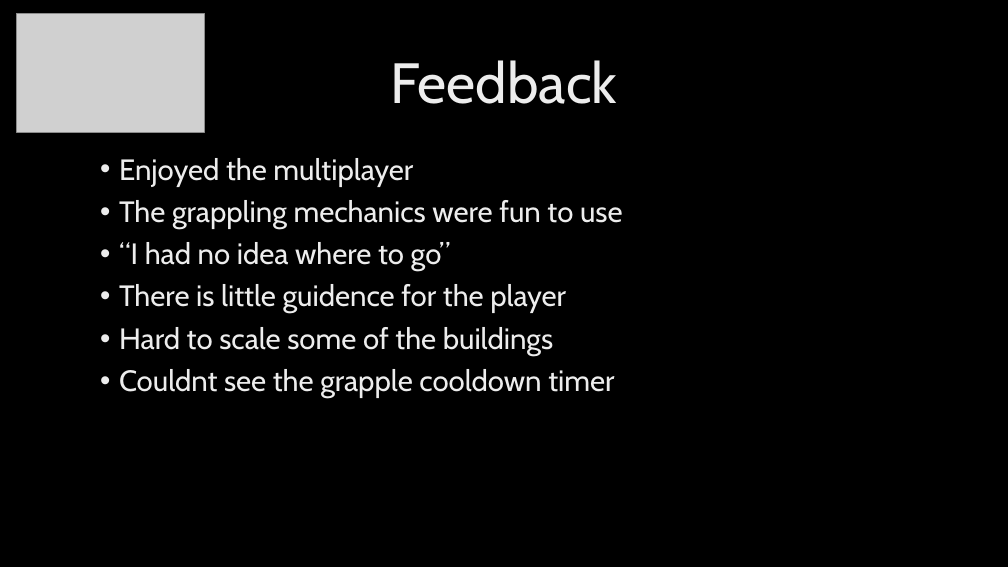
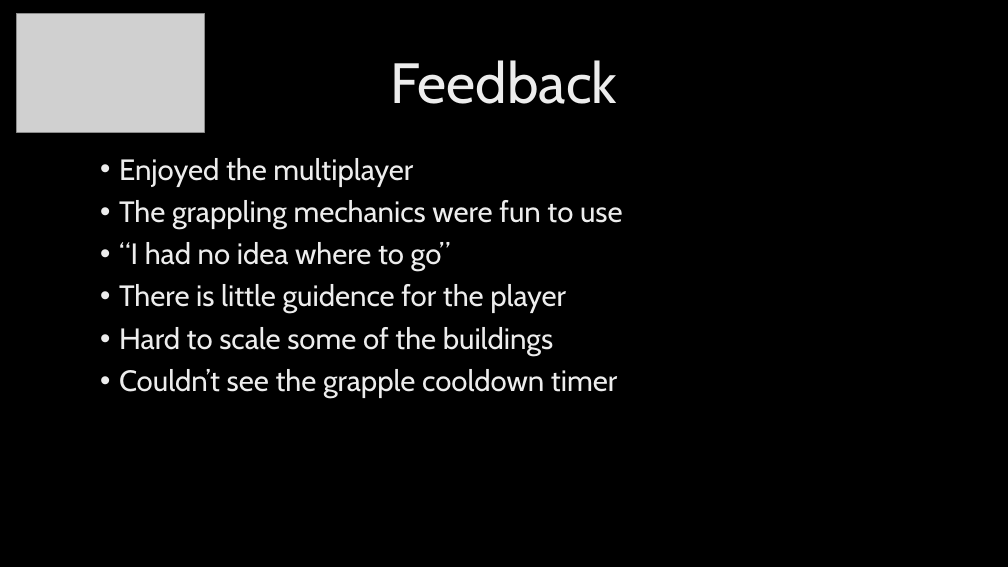
Before and after one commit to UoSGroupProjects1718/level-6-stuck-in-a-lift-studios-1, a slide deck: slide 8 of Group/Presentations/Pitch #2 (New).pptx. Drawn at 1008x567 pixels with LibreOffice and Linux fonts; fonts in the diff are those of the drawing; grey boxes stand for pictures; background and template pictures are left out. Boxes give left, top, right and bottom in pixels: in the first picture for what was removed or moved away, otherwise in the second. Text is boxed around its words. In the diff, an @@ line names an element or a change of style, - is before the commit and + after.

```diff
--- a/Group/Presentations/Pitch #2 (New).pptx
+++ b/Group/Presentations/Pitch #2 (New).pptx
@@ text at [119,369,617,398]: text changed @@
-• Couldnt see the grapple cooldown timer
+• Couldn’t see the grapple cooldown timer
```
Also in this commit, not shown: 4 other slides changed.
